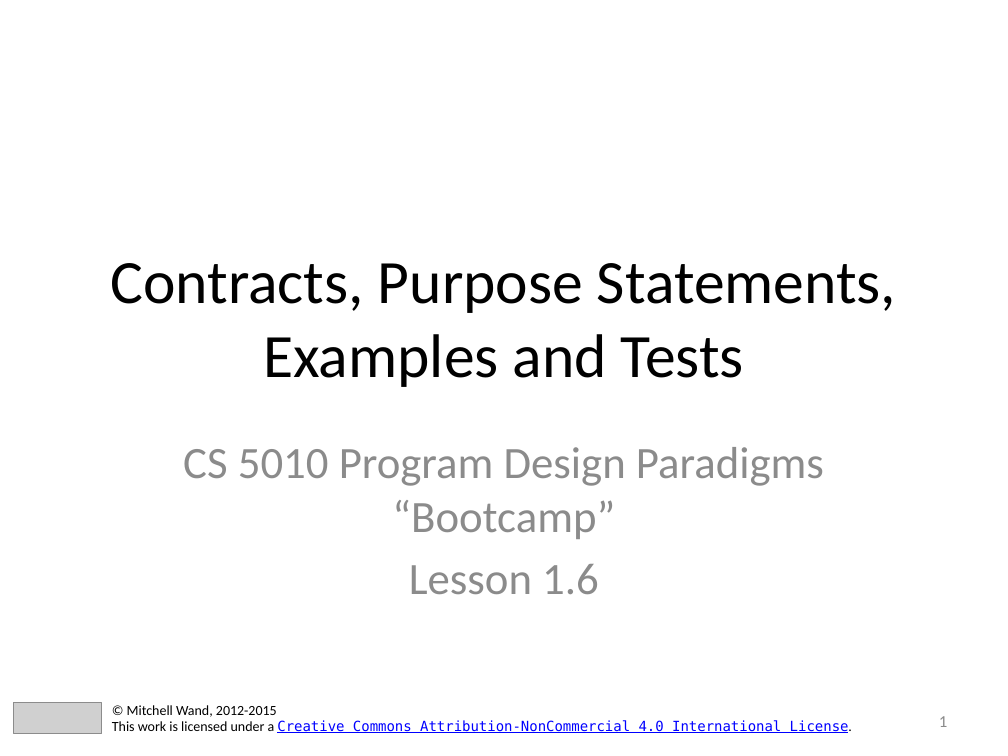
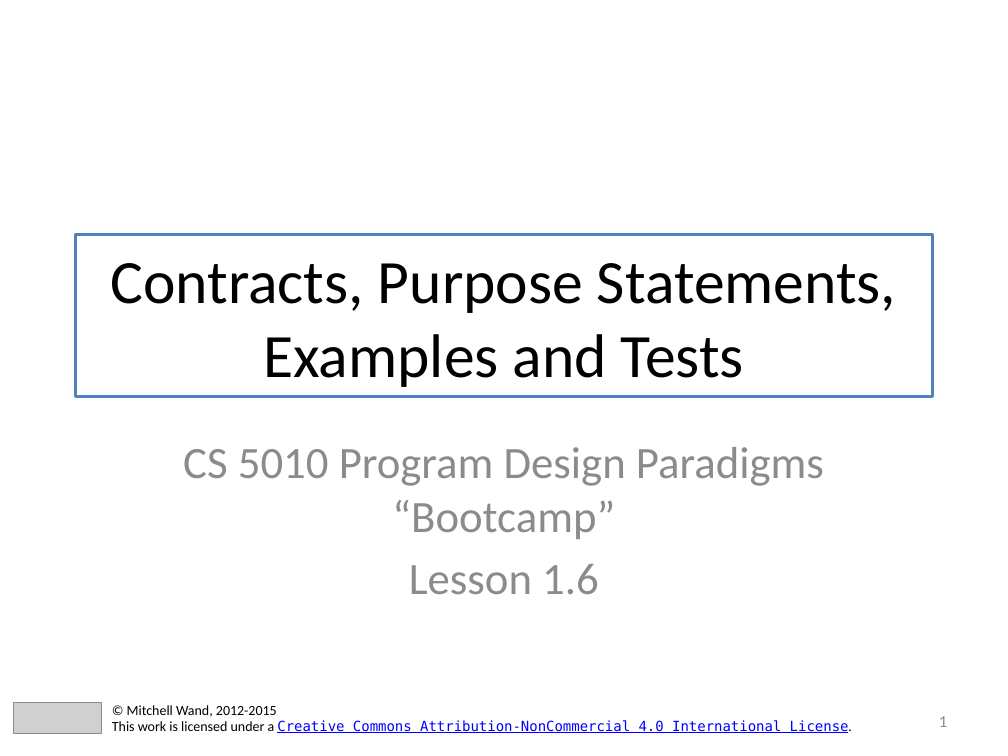
Before and after one commit to mwand/cs5010f16, a slide deck: slide 1 of Slides/Lesson 1.6 Contracts, Purpose Statements, and Examples.pptx. Drawn at 1008x756 pixels with LibreOffice and Linux fonts; fonts in the diff are those of the drawing; grey boxes stand for pictures. Boxes give left, top, right and bottom in pixels: in the first picture for what was removed or moved away, otherwise in the second. Text is boxed around its words. In the diff, an @@ line names an element or a change of style, - is before the commit and + after.

```diff
--- a/Slides/Lesson 1.6 Contracts, Purpose Statements, and Examples.pptx
+++ b/Slides/Lesson 1.6 Contracts, Purpose Statements, and Examples.pptx
@@ title "Contracts, Purpose Statements, Examples and ...": place and size @@
-title "Contracts, Purpose Statements, Examples and ..." at [111, 263, 896, 387]
+title "Contracts, Purpose Statements, Examples and ..." at [76, 235, 932, 397]
@@ title "Contracts, Purpose Statements, Examples and ..." at [76, 235, 932, 397]: outline none to #4F81BD 2.25 pt @@
```
Also in this commit, not shown: 44 other files.
